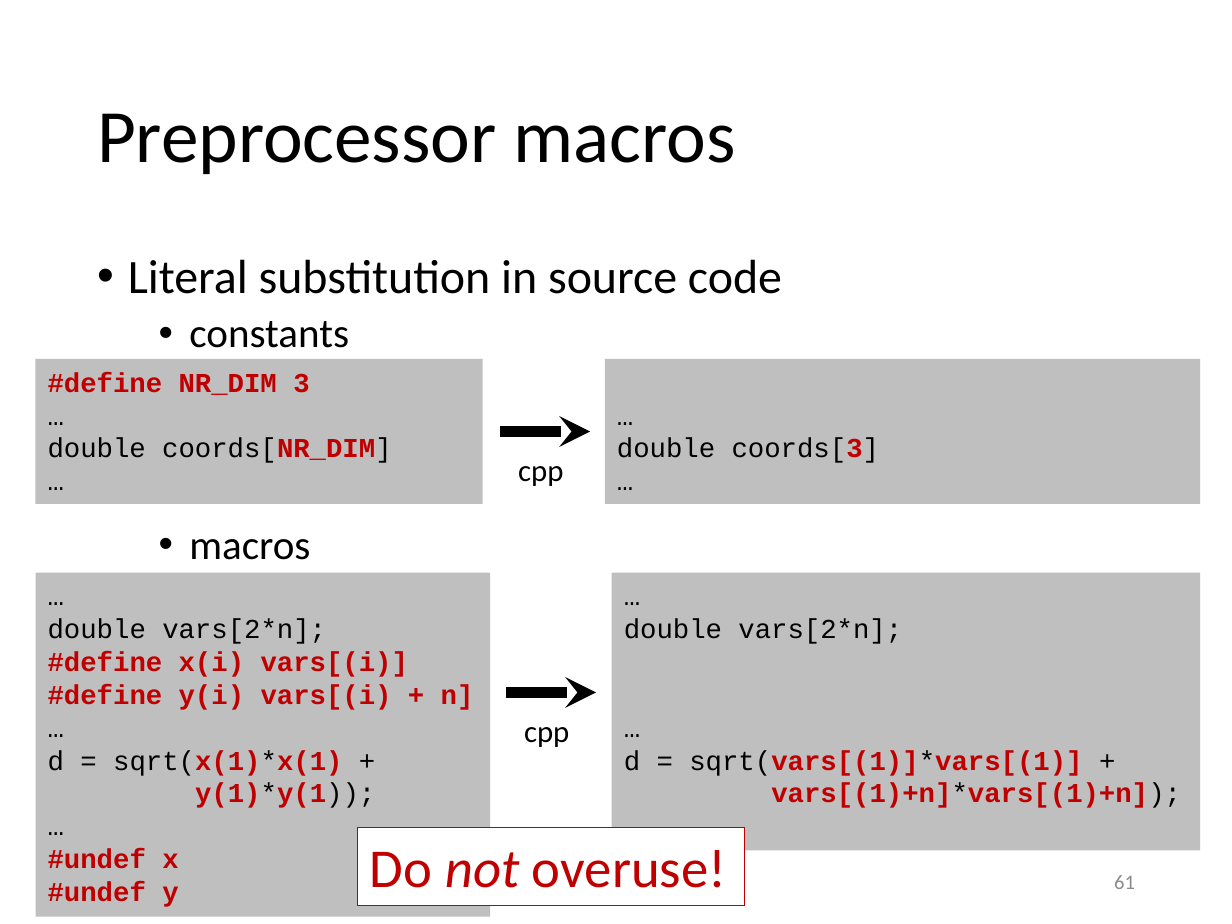
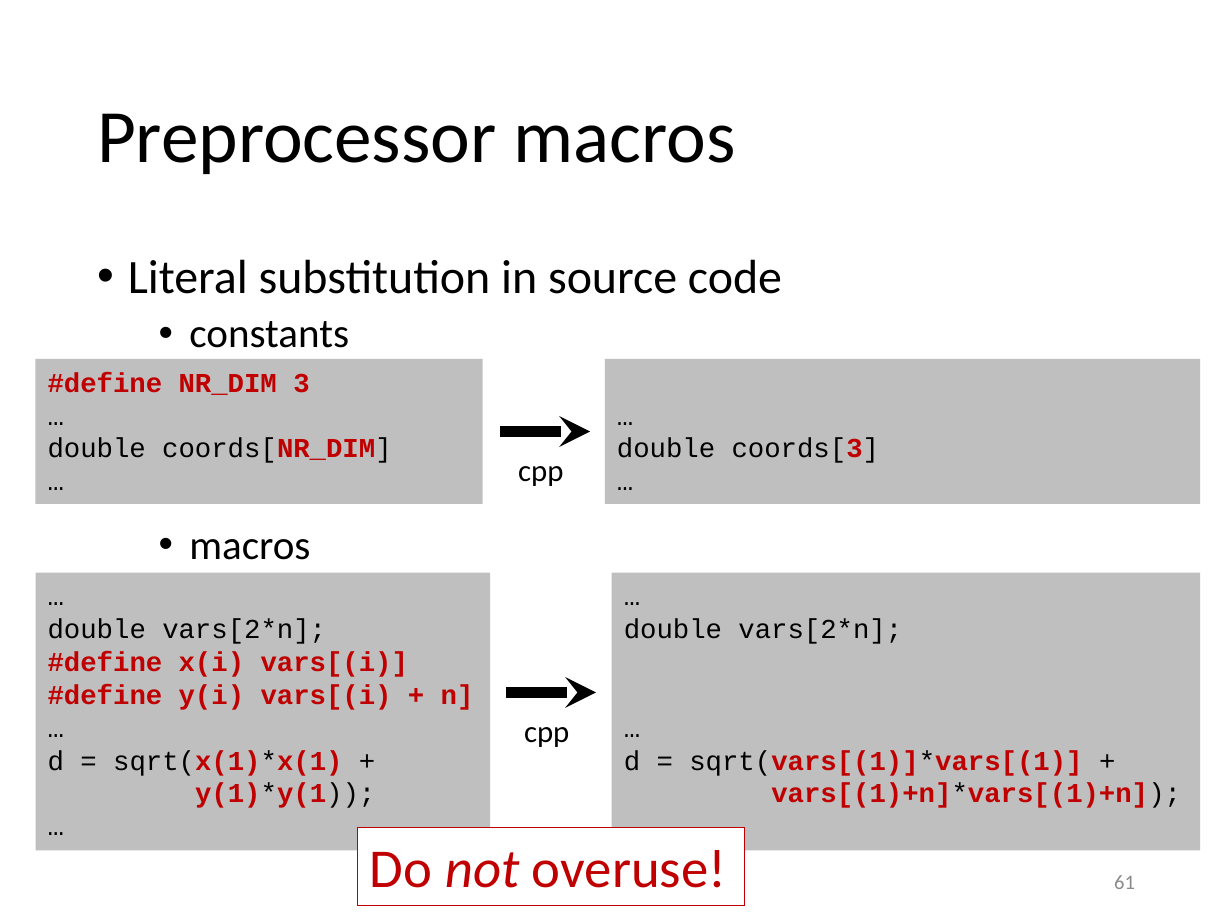
Before and after one commit to gjbex/Scientific-C-plus-plus, a slide deck: slide 61 of scientific_cpp.pptx. Drawn at 1232x924 pixels with LibreOffice and Linux fonts; fonts in the diff are those of the drawing. Boxes give left, top, right and bottom in pixels: in the first picture for what was removed or moved away, otherwise in the second. Text is boxed around its words. In the diff, an @@ line names an element or a change of style, - is before the commit and + after.

Commit message:
Clean up mess created by typo in branch name

```diff
--- a/scientific_cpp.pptx
+++ b/scientific_cpp.pptx
@@ rectangle "…": place and size @@
-rectangle "…" at [36,573,490,917]
+rectangle "…" at [36,573,490,851]
@@ text in rectangle at [48,849,178,907]: paragraphs removed @@
-#undef x
-#undef y
```
Also in this commit, not shown: 15 other slides changed.
